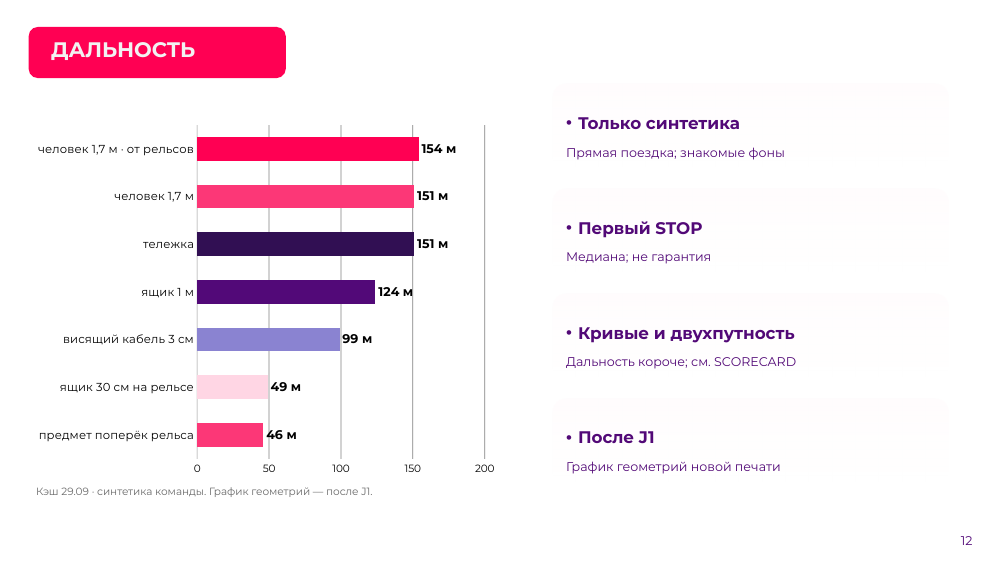
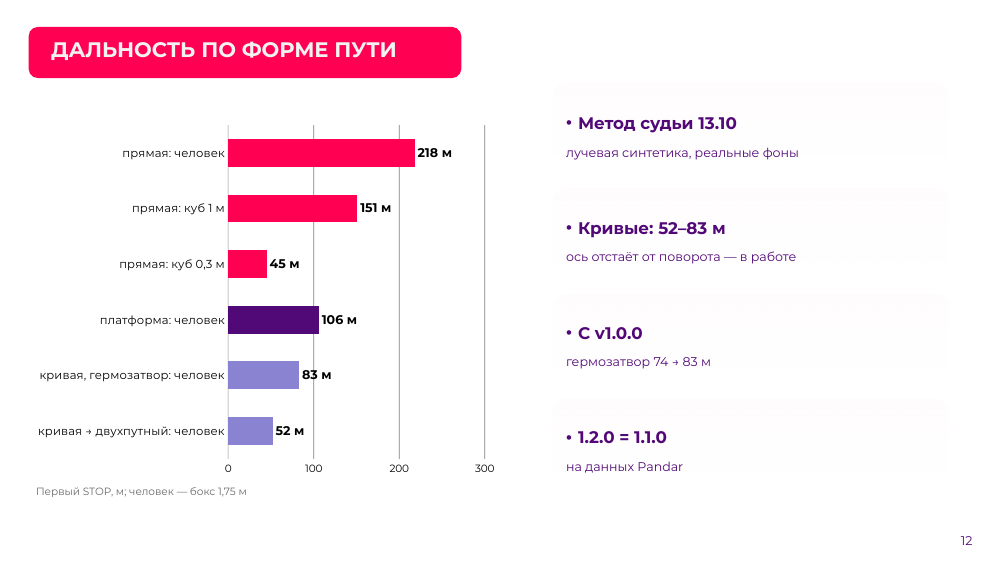
Before and after one commit to pmixay/ReSense, a slide deck: slide 12 of docs/presentation/ReSense_LCT2026.pptx. Drawn at 1008x567 pixels with LibreOffice and Linux fonts; fonts in the diff are those of the drawing; background and template pictures are left out. Boxes give left, top, right and bottom in pixels: in the first picture for what was removed or moved away, otherwise in the second. Text is boxed around its words. In the diff, an @@ line names an element or a change of style, - is before the commit and + after.

```diff
--- a/docs/presentation/ReSense_LCT2026.pptx
+++ b/docs/presentation/ReSense_LCT2026.pptx
@@ rounded rectangle: place and size @@
-rounded rectangle at bbox=[29, 26, 286, 78]
+rounded rectangle at bbox=[29, 26, 462, 78]
@@ title at bbox=[51, 41, 396, 60]: text changed @@
-ДАЛЬНОСТЬ
+ДАЛЬНОСТЬ ПО ФОРМЕ ПУТИ
@@ bar chart at bbox=[29, 118, 504, 482] @@
-categories: предмет поперёк рельса, ящик 30 см на рельсе, висящий кабель 3 см, ящик 1 м, тележка, человек 1,7 м, человек 1,7 м · от рельсов
+categories: кривая → двухпутный: человек, кривая, гермозатвор: человек, платформа: человек, прямая: куб 0,3 м, прямая: куб 1 м, прямая: человек
-Series 1: 46, 49, 99, 124, 151, 151, 154
+Series 1: 52, 83, 106, 45, 151, 218
@@ value axis changed @@
@@ text at bbox=[578, 117, 737, 133]: text changed @@
-• Только синтетика
+• Метод судьи 13.10
@@ text at bbox=[566, 147, 799, 160]: text changed @@
-Прямая поездка; знакомые фоны
+лучевая синтетика, реальные фоны
@@ text at bbox=[578, 222, 726, 238]: text changed @@
-• Первый STOP
+• Кривые: 52–83 м
@@ text at bbox=[566, 251, 796, 264]: text changed @@
-Медиана; не гарантия
+ось отстаёт от поворота — в работе
@@ text at bbox=[578, 327, 643, 340]: text changed @@
-• Кривые и двухпутность
+• С v1.0.0
@@ text at bbox=[566, 357, 711, 369]: text changed @@
-Дальность короче; см. SCORECARD
+гермозатвор 74 → 83 м
@@ text at bbox=[578, 431, 667, 443]: text changed @@
-• После J1
+• 1.2.0 = 1.1.0
@@ text at bbox=[566, 461, 683, 473]: text changed @@
-График геометрий новой печати
+на данных Pandar
@@ text at bbox=[36, 487, 247, 497]: text changed @@
-Кэш 29.09 · синтетика команды. График геометрий — после J1.
+Первый STOP, м; человек — бокс 1,75 м
```
Also in this commit, not shown: 9 other slides changed, 2 other files.
